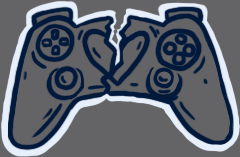
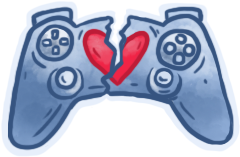
Comparing the layer stacks of the two 240x157 images. Changes:
removed layer "no controler" (1st of 2) over (x1=0, y1=0, x2=240, y2=157)
painted on "no controler" over (x1=0, y1=0, x2=240, y2=157)
removed layer "no controler white" over (x1=0, y1=0, x2=240, y2=157)
removed layer "Background" over (x1=0, y1=0, x2=240, y2=157)
